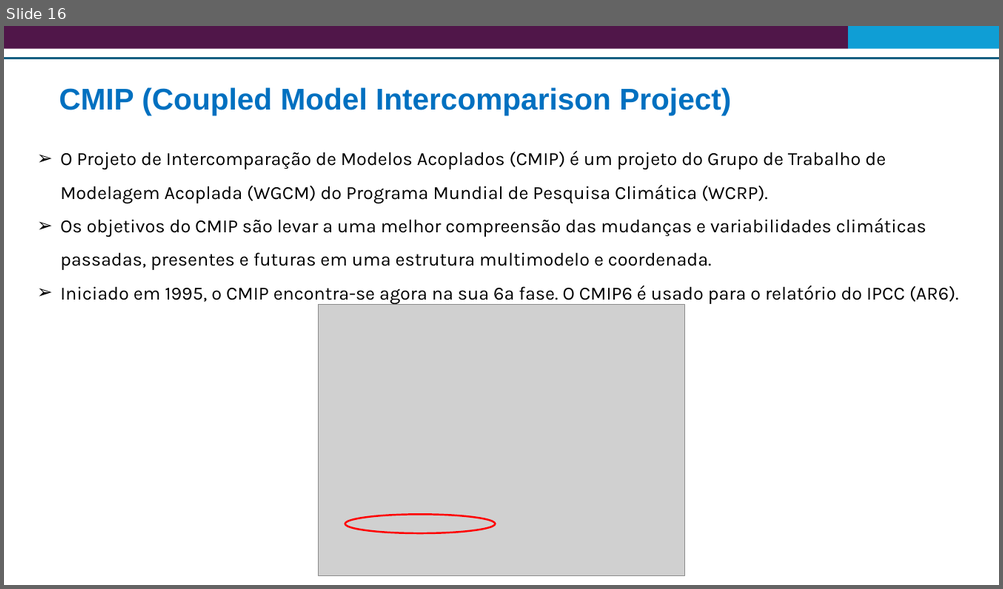
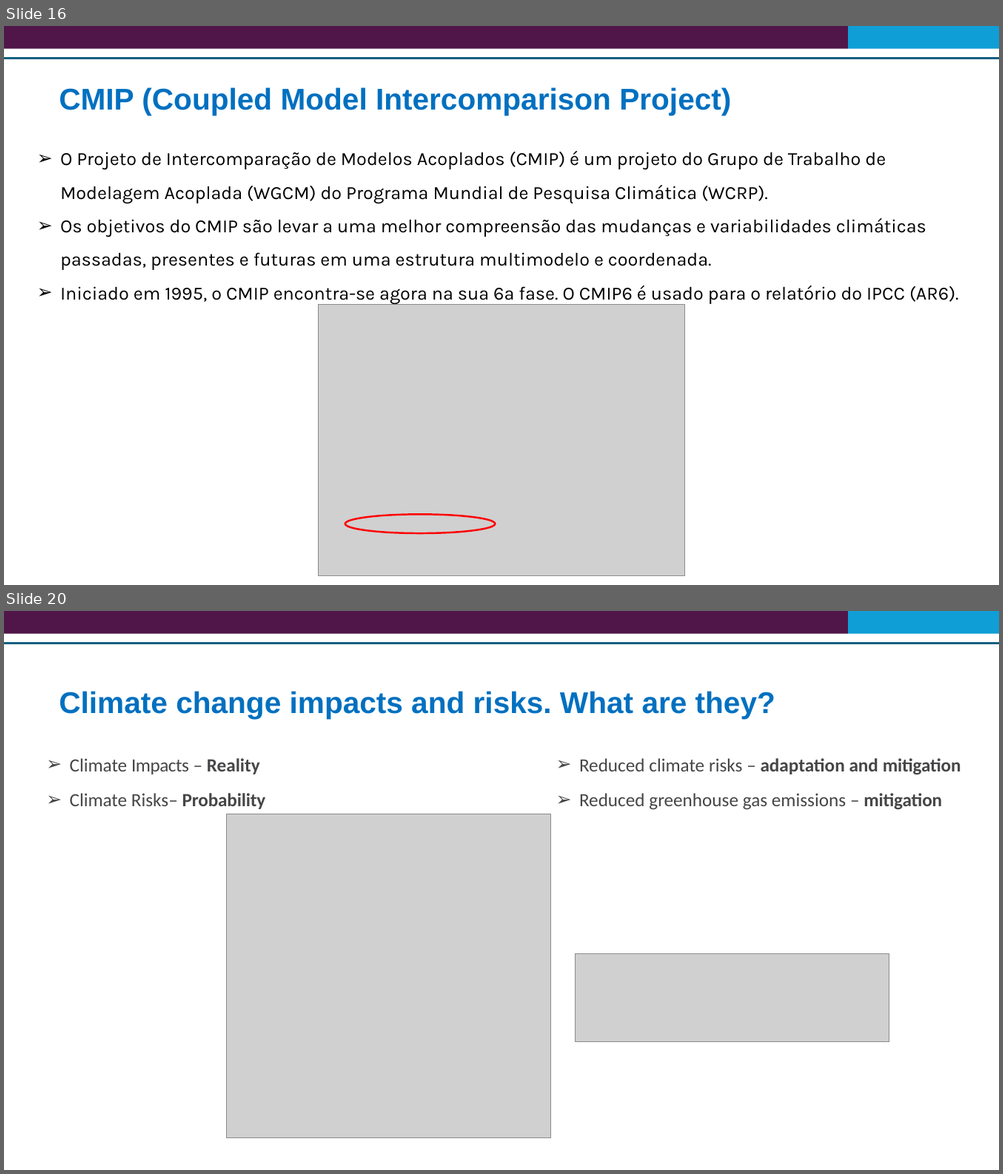
Before and after one commit to Risk-Team/trainings, a slide deck: STP/presentations/GCF and climate change adaptation concepts.pptx. Shown one above the other, each under a label of ours: slide 16 before the commit, slides 16 and 20 after it; the slides between them are not shown. The pictures are 1003x589 and 1003x1174 pixels, drawn with LibreOffice and Linux fonts; fonts in the diff are those of the drawing; grey boxes stand for pictures. Boxes give left, top, right and bottom in pixels: in the first picture for what was removed or moved away, otherwise in the second. Text is boxed around its words. In the diff, an @@ line names an element or a change of style, - is before the commit and + after.

```diff
--- a/STP/presentations/GCF and climate change adaptation concepts.pptx
+++ b/STP/presentations/GCF and climate change adaptation concepts.pptx
@@ slide 20 added at <box>4,611,999,1170</box>, background #FFFFFF @@
@@ rectangle added at <box>4,611,848,634</box>, fill #501649 @@
@@ rectangle added at <box>848,611,999,634</box>, fill #0F9ED5 @@
@@ line added from (4, 643) to (999, 643), #156082 2.25 pt @@
@@ title added at <box>59,691,775,718</box>, 29 pt, text #0070C0, bold @@
+Climate change impacts and risks. What are they?
@@ text added at <box>70,758,266,809</box>, 18 pt, text #464648 @@
+➢ Climate Impacts – Reality
+➢ Climate Risks– Probability
@@ text added at <box>579,758,961,810</box>, 18 pt, text #464648 @@
+➢ Reduced climate risks – adaptation and mitigation
+➢ Reduced greenhouse gas emissions – mitigation
@@ picture added at <box>226,814,551,1139</box> @@
@@ picture added at <box>575,954,890,1042</box> @@
```
Also in this commit, not shown: 1 slide changed, 8 other slides added.
